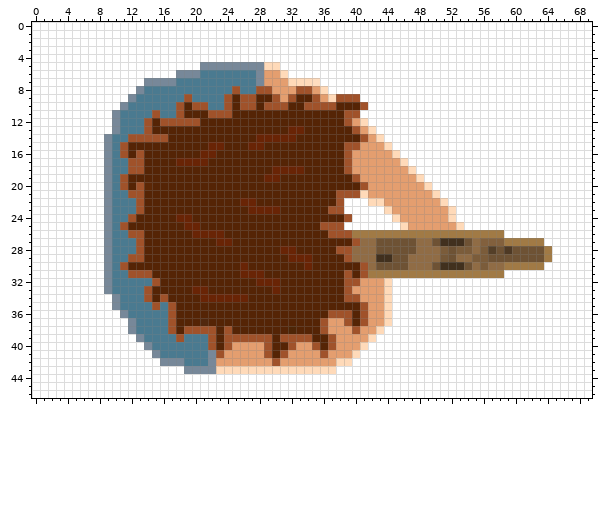
Sprite sheet -- GameTime/Dude.png. The picture above was drawn from the file before the commit.
The file is 70x47 pixels. Colours within 5 levels of each other are drawn and written as one.
New version:
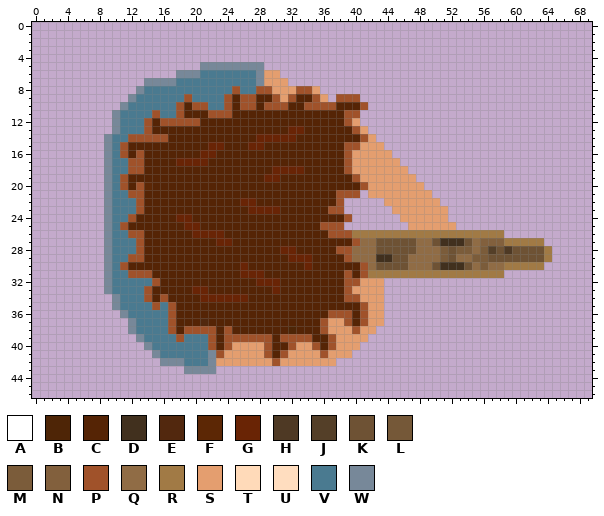
Palette (. is transparent): A #ffffff  B #4e2506  C #552405  D #41301e  E #52280e  F #5c2705  G #692405  H #4e3924  J #543f28  K #6e5234  L #755838  M #7b5c3a  N #82603d  P #a0522a  Q #906c45  R #a17a45  S #e49e6f  T #ffdab9  U #ffddbf  V #4a7a90  W #778899
From old to new:
Changed rows in their new state; - is an unchanged pixel.
first column x 0:
 0 ......................................................................
 1 ......................................................................
 2 ......................................................................
 3 ......................................................................
 4 ......................................................................
 5 .....................--------.........................................
 6 ..................-------------.......................................
 7 ..............------------------......................................
 8 .............-----------------------..................................
 9 ............-------------------------.---.............................
10 ...........-------------------------------............................
11 ..........-------------------------------.............................
12 ..........-------------------------------.............................
13 ..........--------------------------------............................
14 .........----------------------------------...........................
15 .........-----------------------------------..........................
16 .........------------------------------------.........................
17 .........-------------------------------------........................
18 .........--------------------------------------.......................
19 .........---------------------------------------......................
20 .........----------------------------------------.....................
21 .........--------------------------------.--------....................
22 .........------------------------------.....-------...................
23 .........------------------------------......-------..................
24 .........-------------------------------......------..................
25 .........------------------------------........------.................
26 .........--------------------------------------------------...........
27 .........-------------------------------------------------------......
28 .........--------------------------------------------------------.....
29 .........------------------------------------------M-------------.....
30 .........-------------------------------------------------------......
31 .........--------------------------------------------------...........
32 .........-----------------------------------..........................
33 .........-----------------------------------..........................
34 ..........----------------------------------..........................
35 ..........----------------------------------..........................
36 ...........---------------------------------..........................
37 ............--------------------------------..........................
38 ............-------------------------------...........................
39 .............-----------------------------............................
40 ..............---------------------------.............................
41 ...............-------------------------..............................
42 ................----------------------................................
43 ...................----...............................................
44 ......................................................................
45 ......................................................................
46 ......................................................................
Pixel boxes of the changes (left, top, right, bottom) in both pictures:
changed: (32, 22, 592, 398)
